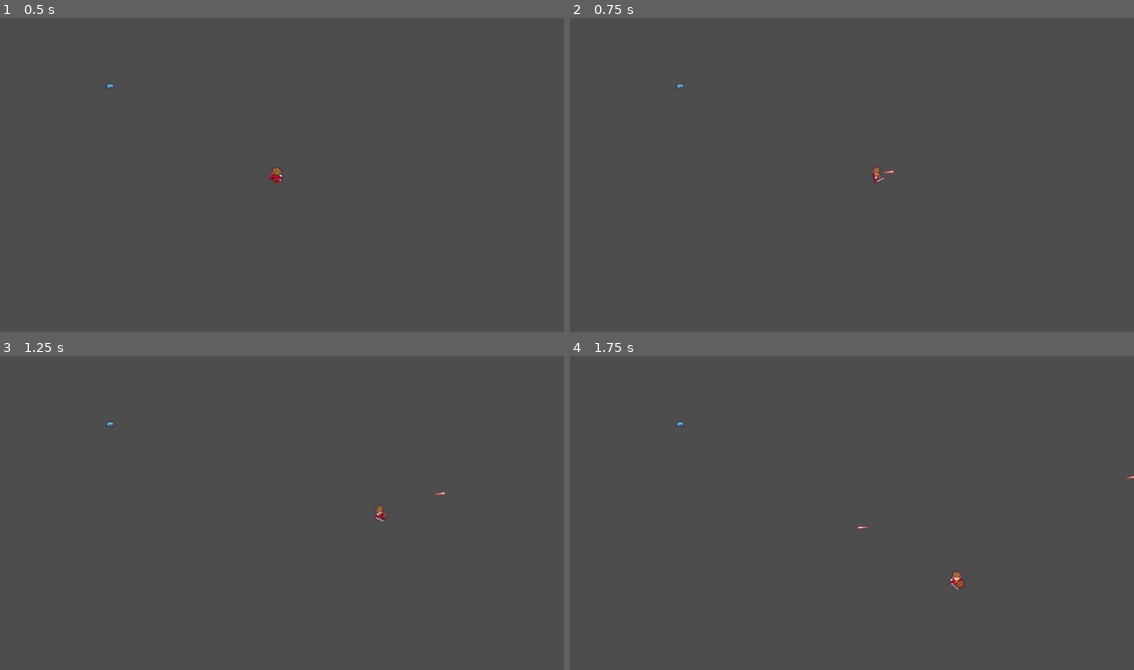
Above: before the commit, frames 1-4 (two rows, left to right).
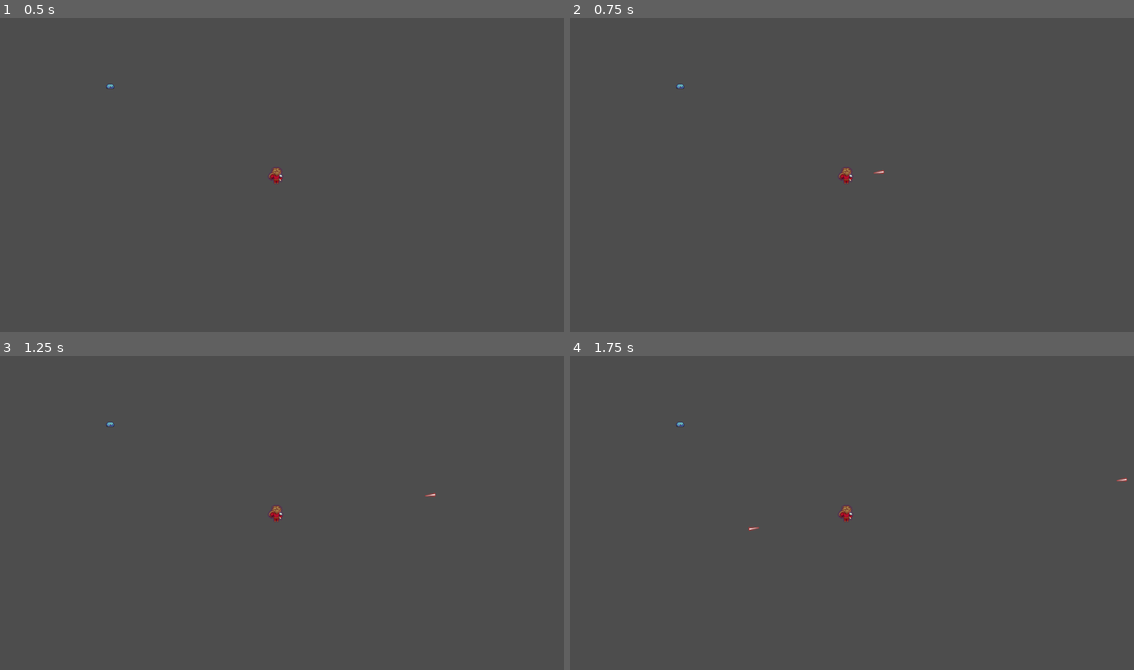
Above: after the commit, the same moments.

Repository: ThibaultMir/CloudKnight
Game: Godot game, scene res://Scenes/game.tscn
The game is run twice, just before and just after one commit, with the same random seed, the same clock (stepped at 60 frames per second) and the same inputs.
Inputs (mouse positions are in pixels of both pictures, inside the frame that each line leads up to):
- Up to frame 1 (0.5 s): no input
- Up to frame 2 (0.75 s): tap Enter at 0.5 s; move the mouse to (976, 159) at 0.52 s; hold Right (ui_right) from 0.53 s (still down); click (976, 159) at 0.6 s
- Up to frame 3 (1.25 s): keep holding Right (ui_right)
- Up to frame 4 (1.75 s): move the mouse to (739, 528) at 1.27 s; release Right (ui_right) at 1.28 s; hold Down (ui_down) from 1.28 s (still down); click (739, 528) at 1.35 s

Frame 1 is identical in both runs. In frame 2, 0.2% of the frame differs, in the area x 47-58%, y 47-53%; in frame 3, 0.2%; in frame 4, 0.3%, in the area x 31-100%, y 37-75%.

Commit message:
Adding ZQSD commands

Diff:
--- a/Scenes/Characters/Player/Player.gd
+++ b/Scenes/Characters/Player/Player.gd
@@ -17,8 +17,8 @@
 	move_and_slide()
 
 func _input(event : InputEvent):
-	direction.x = int(Input.is_action_pressed("ui_right")) - int(Input.is_action_pressed("ui_left"))
-	direction.y = int(Input.is_action_pressed("ui_down")) - int(Input.is_action_pressed("ui_up"))
+	direction.x = int(Input.is_action_pressed("RIGHT")) - int(Input.is_action_pressed("LEFT"))
+	direction.y = int(Input.is_action_pressed("DOWN")) - int(Input.is_action_pressed("UP"))
 	direction = direction.normalized()
 
 	match(direction):
--- a/project.godot
+++ b/project.godot
@@ -21,3 +21,23 @@
 "events": [Object(InputEventMouseButton,"resource_local_to_scene":false,"resource_name":"","device":-1,"window_id":0,"a …(253 unchanged characters)…
 ]
 }
+UP={
+"deadzone": 0.5,
+"events": [Object(InputEventKey,"resource_local_to_scene":false,"resource_name":"","device":-1,"window_id":0,"alt_pressed":false,"shift_pressed":false,"ctrl_pressed":false,"meta_pressed":false,"pressed":false,"keycode":90,"physical_keycode":0,"key_label":0,"unicode":122,"echo":false,"script":null)
+]
+}
+DOWN={
+"deadzone": 0.5,
+"events": [Object(InputEventKey,"resource_local_to_scene":false,"resource_name":"","device":-1,"window_id":0,"alt_pressed":false,"shift_pressed":false,"ctrl_pressed":false,"meta_pressed":false,"pressed":false,"keycode":83,"physical_keycode":0,"key_label":0,"unicode":115,"echo":false,"script":null)
+]
+}
+LEFT={
+"deadzone": 0.5,
+"events": [Object(InputEventKey,"resource_local_to_scene":false,"resource_name":"","device":-1,"window_id":0,"alt_pressed":false,"shift_pressed":false,"ctrl_pressed":false,"meta_pressed":false,"pressed":false,"keycode":81,"physical_keycode":0,"key_label":0,"unicode":113,"echo":false,"script":null)
+]
+}
+RIGHT={
+"deadzone": 0.5,
+"events": [Object(InputEventKey,"resource_local_to_scene":false,"resource_name":"","device":-1,"window_id":0,"alt_pressed":false,"shift_pressed":false,"ctrl_pressed":false,"meta_pressed":false,"pressed":false,"keycode":68,"physical_keycode":0,"key_label":0,"unicode":100,"echo":false,"script":null)
+]
+}
Not shown, added: Assets/laserRed.png.import
